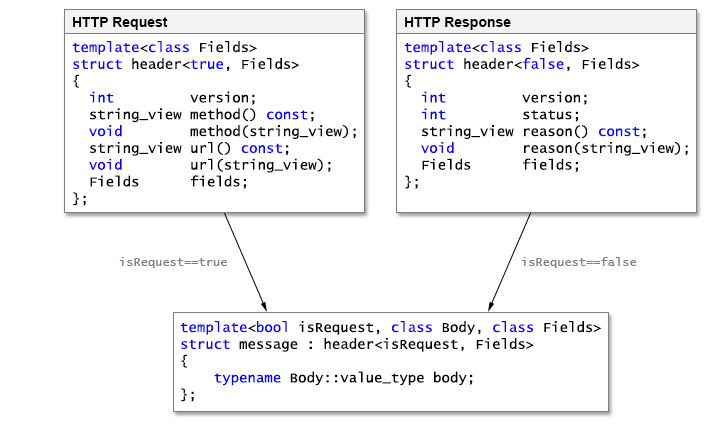
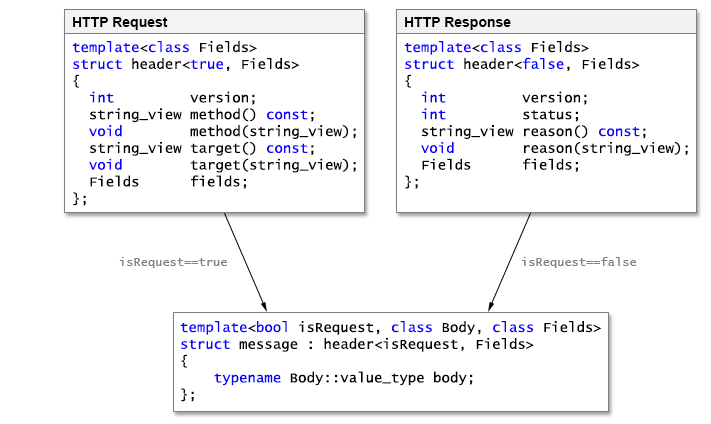
Two versions of the same layered image (711 × 424). Layer-by-layer changes:
painted on "declaration" (1st of 2, in "header<true>") over 190, 142, 356, 173
